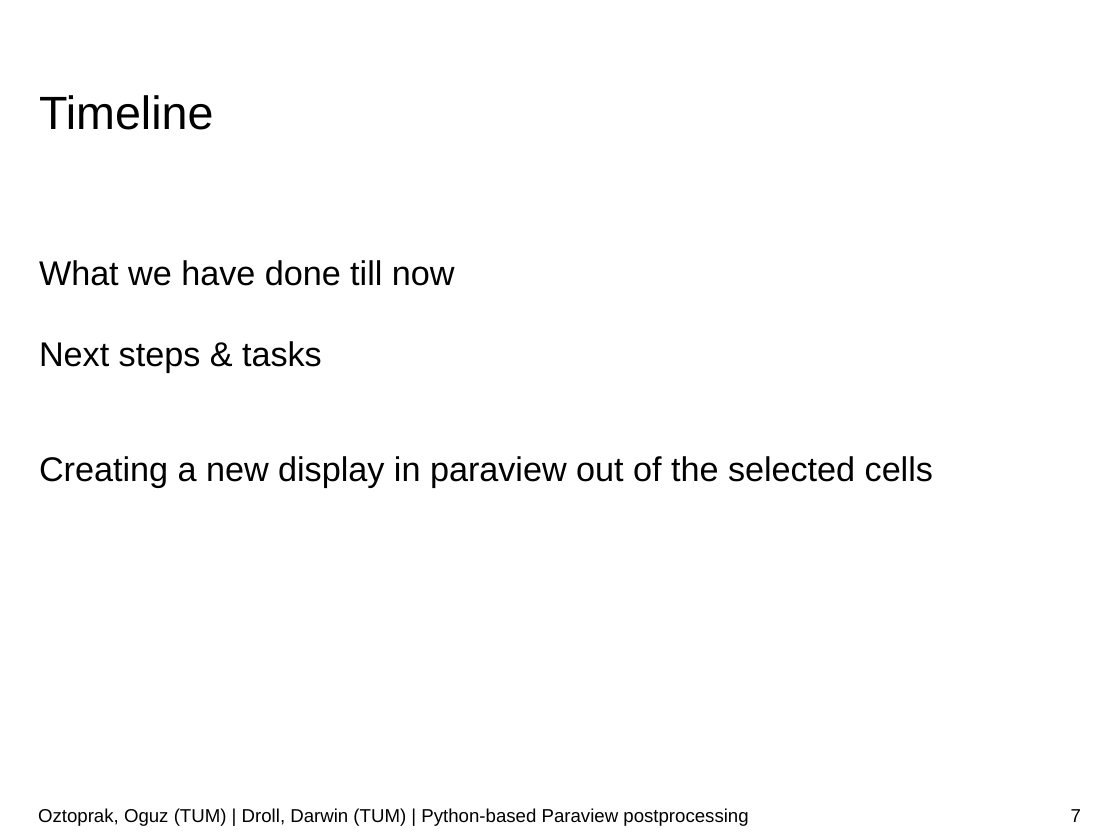
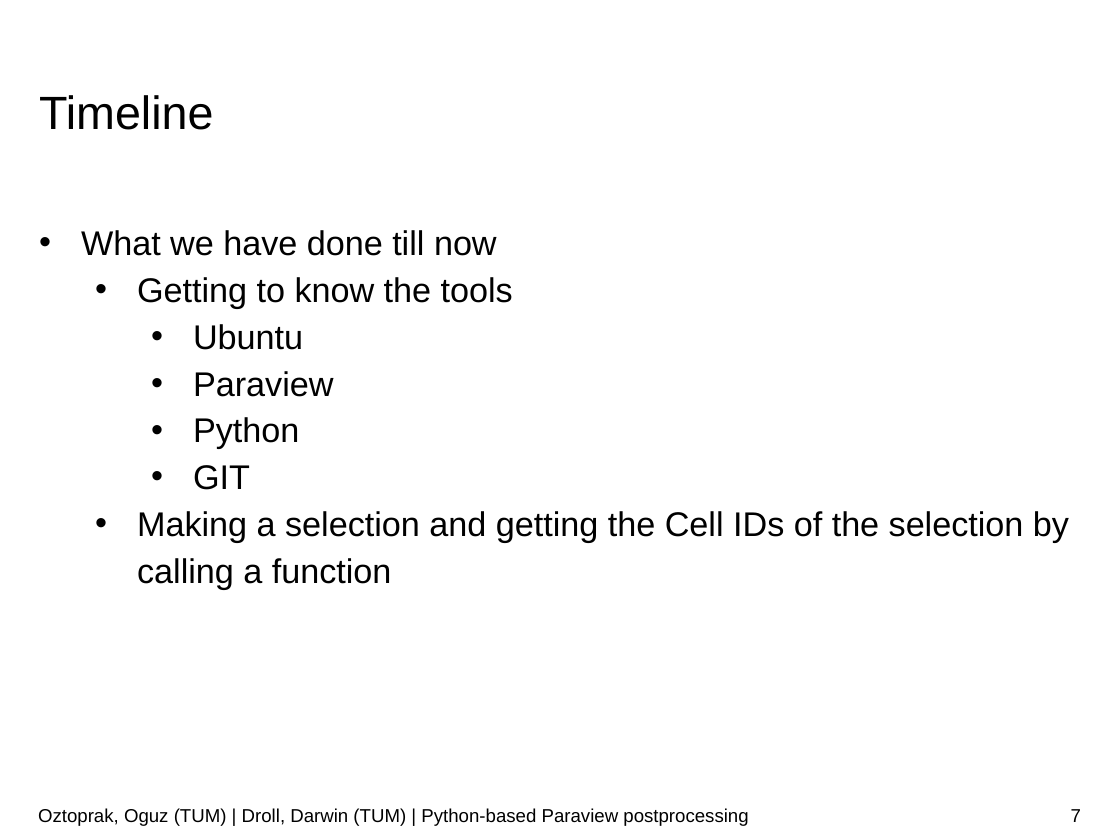
Before and after one commit to JusticeBoi/Paraview-PostProcessing-SoftwareLab, a slide deck: slide 7 of Paraview-postprocessor.pptx. Drawn at 1120x840 pixels with LibreOffice and Linux fonts; fonts in the diff are those of the drawing; background and template pictures are left out. Boxes give left, top, right and bottom in pixels: in the first picture for what was removed or moved away, otherwise in the second. Text is boxed around its words. In the diff, an @@ line names an element or a change of style, - is before the commit and + after.

```diff
--- a/Paraview-postprocessor.pptx
+++ b/Paraview-postprocessor.pptx
@@ text at box(81, 230, 497, 256): bullet none to • @@
@@ text at box(137, 277, 1069, 589): text changed @@
-Next steps & tasks
-Creating a new display in paraview out of the selected cells
+  • Getting to know the tools
+    • Ubuntu
+    • Paraview
+    • Python
+    • GIT
+  • Making a selection and getting the Cell IDs of the selection by calling a function
```
Also in this commit, not shown: 6 other slides changed, 1 slide added.
